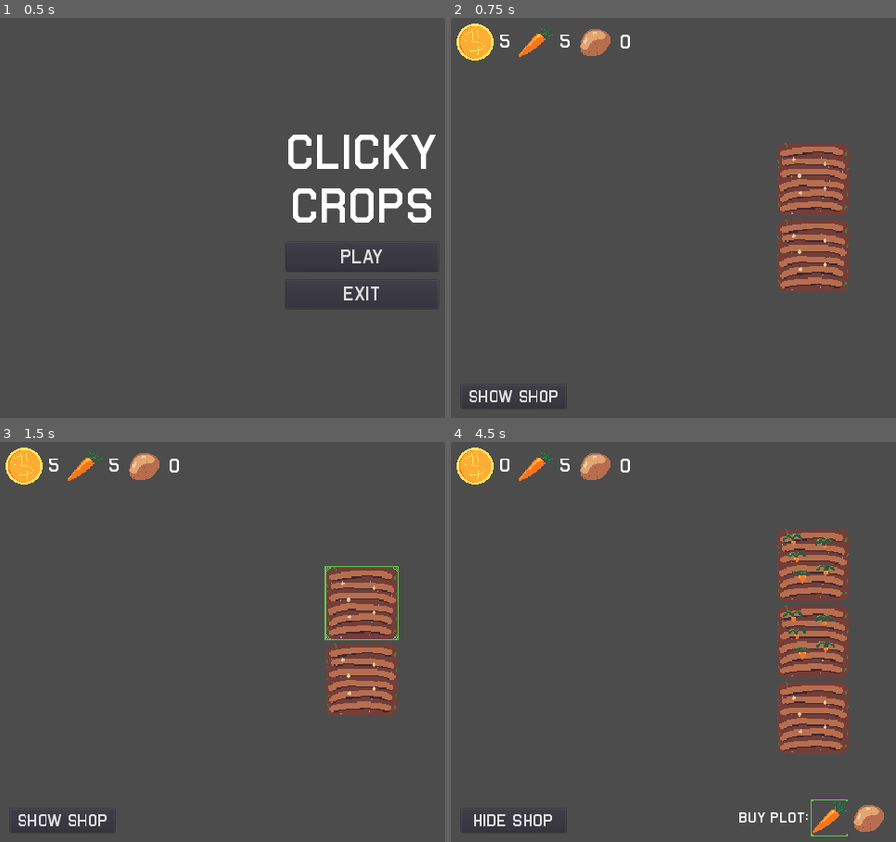
Above: before the commit, frames 1-4 (two rows, left to right).
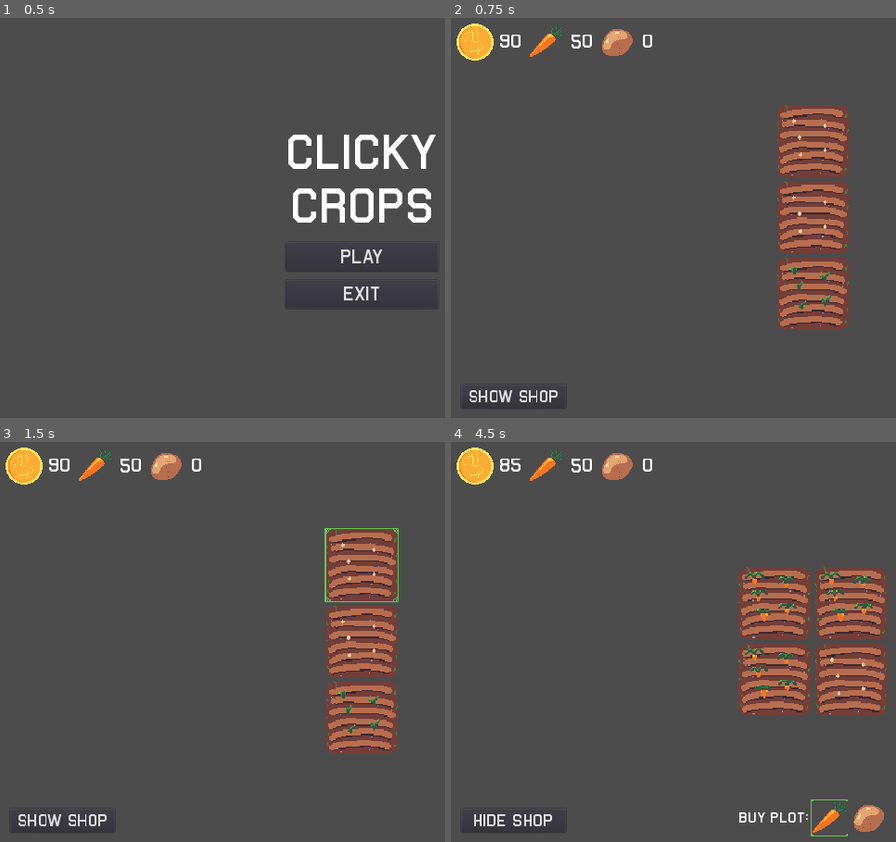
Above: after the commit, the same moments.

Repository: Dr-Diabolical/ClickyCrops
Game: Godot game, scene res://Scenes/MainMenu.tscn
Two runs of this game, one before a commit and one after it. Both use one fixed random seed, a clock stepped at 60 frames per second and the inputs below.
Inputs (mouse positions are in pixels of both pictures, inside the frame that each line leads up to; where the layout moved, square brackets give the same spot in the first picture):
- Up to frame 1 (0.5 s): no input
- Up to frame 2 (0.75 s): click "PLAY" at 0.5 s
- Up to frame 3 (1.5 s): click (360, 566) [360, 602] at 1.25 s
- Up to frame 4 (4.5 s): click (811, 678) at 2.02 s; click (811, 642) at 2.77 s; click "SHOW SHOP" at 3.5 s; click (829, 818) at 4.25 s

Frame 1 is identical in both runs. In frame 2, 9.0% of the frame differs, in the area x 11-90%, y 1-79%; in frame 3, 9.2%; in frame 4, 15%, in the area x 11-98%, y 1-79%.

Commit message:
Added plot stage saving and loading
The stage of plots is now saved and loaded properly

Diff:
--- a/Data/save.json
+++ b/Data/save.json
@@ -1 +1 @@
-{"plots":[{"plot_crop_name":"Carrots"},{"plot_crop_name":"Carrots"}],"resources":{"Carrots":5,"Coins":5,"Potatoes":0}}
+{"plots":[{"plot_crop_name":"Carrots","plot_crop_stage":0},{"plot_crop_name":"Carrots","plot_crop_stage":0},{"plot_crop_name":"Carrots","plot_crop_stage":1}],"resources":{"Carrots":50,"Coins":90,"Potatoes":0}}
--- a/Scripts/Farm.gd
+++ b/Scripts/Farm.gd
@@ -47,6 +47,7 @@
 						   crop_harvests[index],
 						   crop_grown_stages[index],
 						   crop_stage_lengths[index])
+		plots[i].set_stage(plot_data.plots[i].plot_crop_stage)
 	update_columns()
 
 func load_resources():
@@ -142,7 +143,8 @@
 	data.resources.Potatoes = resources.get("Potatoes")
 	data.plots.clear()
 	for i in plots.size():
-		data.plots.append({"plot_crop_name": plots[i].crop_name})
+		data.plots.append({"plot_crop_name": plots[i].crop_name,
+						   "plot_crop_stage": plots[i].stage})
 
 	var file = File.new()
 	file.open("res://Data/save.json", file.WRITE)
--- a/Scripts/Plot.gd
+++ b/Scripts/Plot.gd
@@ -71,6 +71,11 @@
 	crop_sprites.frame = stage
 	check_if_grown()
 
+func set_stage(new_stage):
+	stage = new_stage
+	crop_sprites.frame = new_stage
+	check_if_grown()
+
 # When the timer times out, increase crop stage
 func _on_Stage_Timer_timeout():
 	increase_stage()
